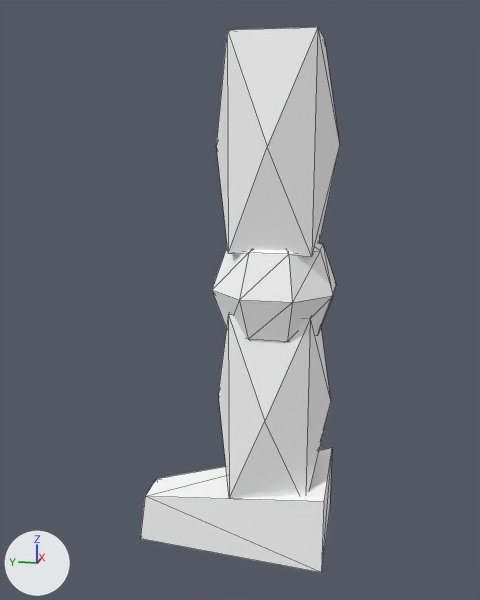
A saved change to the glTF model xplat/src/main/resources/assets/plastar/plastar_models/model_a/left_leg.gltf.
Camera for both pictures: a 50 mm lens placed at (-0.605, -0.074, 0.335), pointed at (-0.092, 0.029, 0.207). Arrows for +X, +Y and +Z are at lower left; the lights stay in place. Mesh edges are drawn as thin lines. Where no turn or scale is listed for an object, it has been applied to the vertices. Vertices at the same position are counted once.

Names of what the first picture shows: 'foot', 'knee', 'lower leg', 'upper leg'.
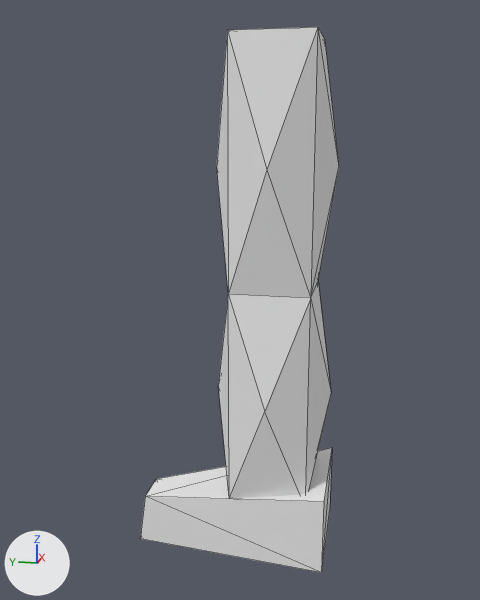
Where the change shows, as pixel boxes [x1, y1, x2, y2] in the pictures (480 x 600 px; the box of a moved part takes in the faces that stretch with it):
'upper leg', recoloured, reshaped (18% taller)
    before: [216, 27, 340, 257]
    after: [217, 27, 339, 298]
'lower leg', recoloured, reshaped (17% taller)
    before: [218, 313, 331, 499]
    after: [218, 282, 331, 499]
'foot', recoloured
    both: [140, 448, 332, 573]
'knee', deleted
    before: [212, 242, 336, 342]
part 1 of me_mesh_0, moved or reshaped
    before: [218, 313, 331, 498]
    after: [218, 282, 331, 498]
part 2 of me_mesh_1, moved or reshaped
    before: [312, 151, 339, 256]
    after: [311, 174, 338, 297]

Patch to the scene script:
```diff
--- a/xplat/src/main/resources/assets/plastar/plastar_models/model_a/left_leg.gltf.py
+++ b/xplat/src/main/resources/assets/plastar/plastar_models/model_a/left_leg.gltf.py
@@ mat_material_0 @@
 mat_material_0 = principled_material('Material_0')
-mat_material_0.base_color = (1.0, 1.0, 1.0)  # white #ffffff
+mat_material_0.base_color = (0.8, 0.8, 0.8)  # white #e7e7e7
 mat_material_0.roughness = 1.0
@@ me_mesh_0 @@
 # used by ob_lower_leg; location = (-0.0938, 0.0, 0.0625)
-me_mesh_0.from_pydata(...)  # 12 vertices, 20 faces; spans x -0.047..0.047, y -0.047..0.047, z -0.016..0.141
+me_mesh_0.from_pydata(...)  # 12 vertices, 18 faces; spans x -0.047..0.047, y -0.047..0.047, z -0.016..0.156
+# me_mesh_0 part 1
+# 2 vertices are removed from x -0.031..0.031, y -0.031..0.031, z 0.141
+# 10 faces are deleted
+# 4 vertices in x -0.047..0.047, y -0.047..0.047, z 0.062 move by (0.0, 0.0, 0.008)
+# 2 vertices move from x -0.031..0.031, y -0.031..0.031, z 0.141 to x -0.031..0.031, y -0.031..0.031, z 0.156
+# 2 vertices are added at (-0.031, 0.031, 0.156), (0.031, -0.031, 0.156)
+# 8 new faces join them
 me_mesh_0.materials.append(mat_material_0)
@@ me_mesh_1 @@
 # used by ob_upper_leg; location = (-0.0938, 0.0, 0.2656)
-me_mesh_1.from_pydata(...)  # 12 vertices, 20 faces; spans x -0.047..0.047, y -0.047..0.047, z -0.016..0.141
+me_mesh_1.from_pydata(...)  # 12 vertices, 18 faces; spans x -0.047..0.047, y -0.047..0.047, z -0.047..0.141
+# me_mesh_1 part 2
+# 1 vertex is removed from x 0.031, y -0.031, z -0.016
+# 6 faces are deleted
+# 4 vertices in x -0.047..0.047, y -0.047..0.047, z 0.062 move by (0.0, 0.0, -0.015)
+# 3 vertices in x -0.031..0.031, y -0.031..0.031, z -0.016 move by (0.0, 0.0, -0.031)
+# 1 vertex is added at (0.031, -0.031, -0.047)
+# 4 new faces join them
 me_mesh_1.materials.append(mat_material_0)
@@ ob_knee @@
-ob_knee = bpy.data.objects.new('knee', me_mesh_2)
-ob_knee.location = (-0.0938, 0.0, 0.2188)
```
